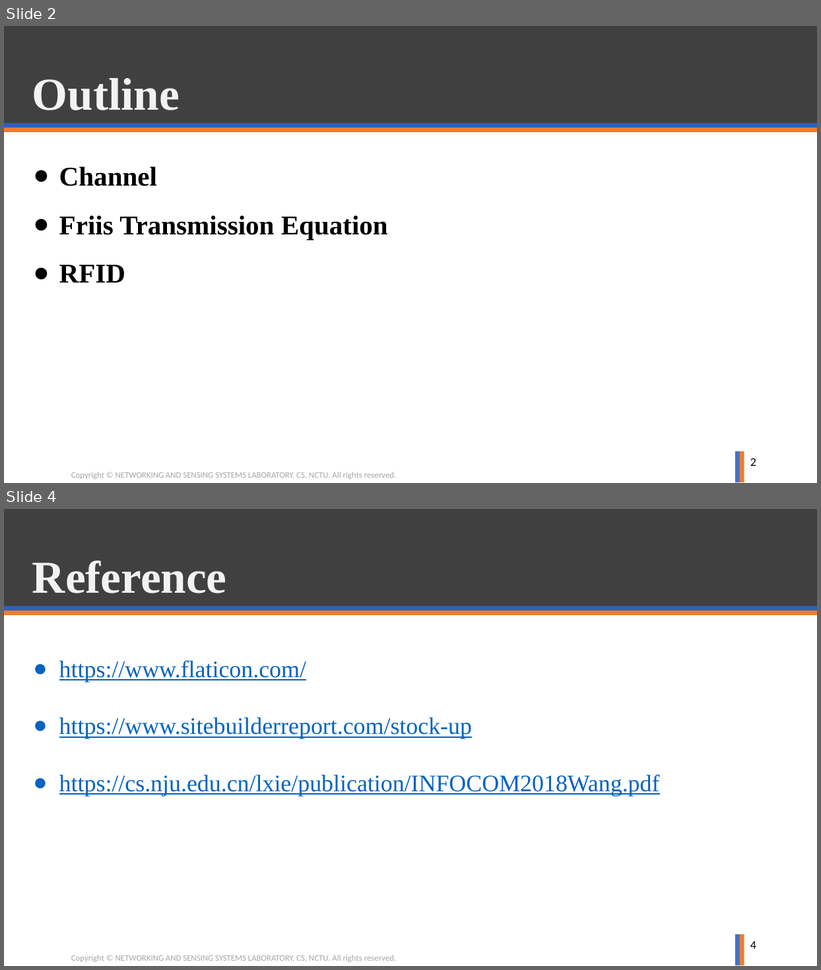
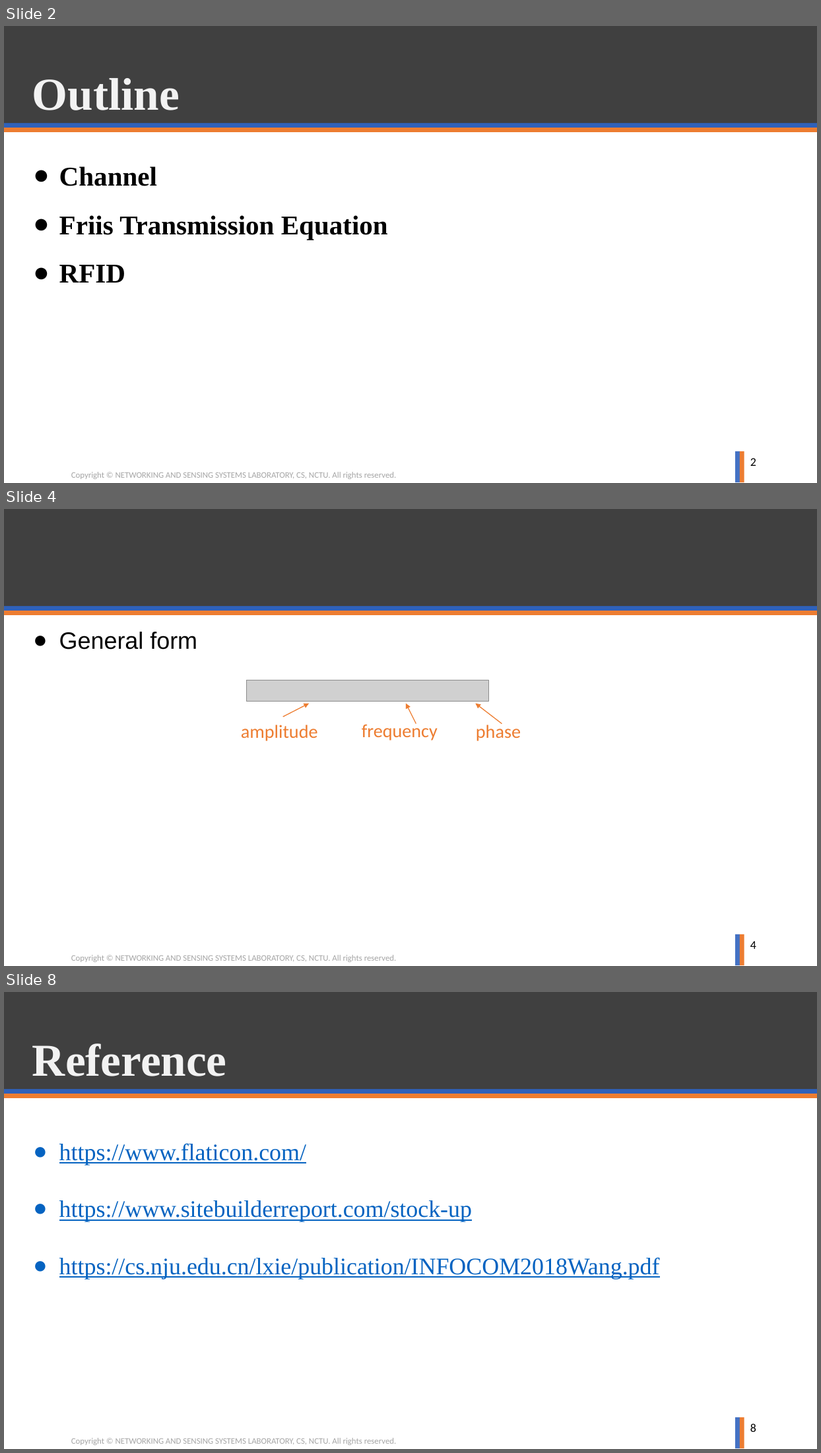
Before and after one commit to ghostkingwilly/Signal_Training_Freshman, a slide deck: Freshman_Training.pptx. Shown one above the other, each under a label of ours: slides 2 and 4 before the commit, slides 2, 4 and 8 after it; the slides between them are not shown. The pictures are 821x970 and 821x1453 pixels, drawn with LibreOffice and Linux fonts; fonts in the diff are those of the drawing; grey boxes stand for pictures; background and template pictures are left out. Boxes give left, top, right and bottom in pixels: in the first picture for what was removed or moved away, otherwise in the second. Text is boxed around its words. In the diff, an @@ line names an element or a change of style, - is before the commit and + after.

```diff
--- a/Freshman_Training.pptx
+++ b/Freshman_Training.pptx
@@ slide 4 added at (x1=4, y1=509, x2=817, y2=966), background #FFFFFF; not listed: 6 template elements that a slide beside it also shows @@
@@ text added at (x1=59, y1=632, x2=197, y2=650), 28 pt, text #000000 @@
+● General form
@@ picture added at (x1=247, y1=681, x2=489, y2=702) @@
@@ arrow added from (283, 717) to (309, 704), #ED7D31 1 pt @@
@@ arrow added from (416, 723) to (406, 704), #ED7D31 1 pt @@
@@ arrow added from (502, 723) to (475, 704), #ED7D31 1 pt @@
@@ text added at (x1=241, y1=725, x2=318, y2=741), 22 pt, text #ED7D31 @@
+amplitude
@@ text added at (x1=362, y1=722, x2=438, y2=741), 22 pt, text #ED7D31 @@
+frequency
@@ text added at (x1=476, y1=722, x2=521, y2=741), 22 pt, text #ED7D31 @@
+phase
@@ page number added at (x1=750, y1=941, x2=756, y2=949), 14 pt, text #000000 @@
+4
@@ what was slide 4 is now slide 8 @@
@@ page number at (x1=750, y1=1424, x2=756, y2=1432): text changed @@
-4
+8
```
Also in this commit, not shown: 4 other slides added, 1 slide removed.
